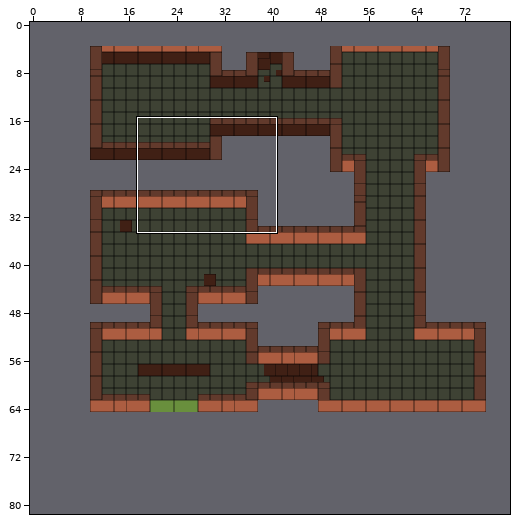
Two states of a Tiled map, assets/tiles/tuto.tmx. Above, an overview of the earlier version with the close-up marked.
Close-up. Before:
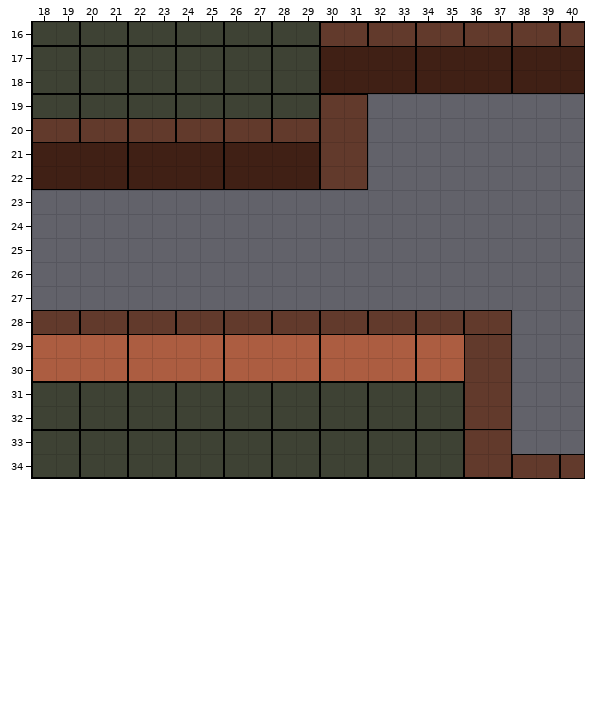
Cells are 16x16 px. Shown: x 18..40, y 16..34. The commit also changed other parts of the map, which this record leaves out. The old version is drawn lined up with the new one.
The same view after the edit:
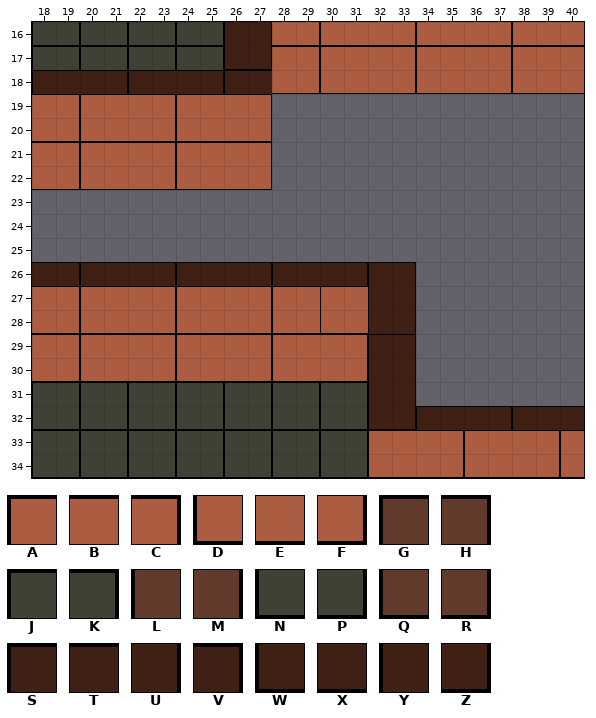
Key: from "carte_teste": A 0, B 1, C 3, D 11, E 12, F 14, G 22, H 23, J 24, K 25, L 33, M 34, N 35, P 36, Q 55, R 56, S 66, T 67, U 67 turned 90, V 69, W 77, X 78, Y 78 turned 90, Z 80.
_ is an empty cell, # one hidden under a higher layer.
The exact change:
map size 66x61 -> 80x82 cells (old content now starts at 10,4; both pictures use the new coordinates)
Layer "sol":
y 16: x 26..40 NPNP########### -> ##EFDEEFDEEFDEE
y 17: x 26..40 JKJK___________ -> ##BCABBCABBCABB
y 18: x 20..40 NPNPNPNPNP___________ -> ______##EFDEEFDEEFDEE
y 19: x 18..29 JKJKJKJKJKJK -> BCABBCABBC__
y 20: x 18..29 ############ -> EFDEEFDEEF__
y 21: x 18..27 __________ -> BCABBCABBC
y 22: x 18..27 __________ -> EFDEEFDEEF
y 27: x 18..31 ______________ -> BCABBCABBCABAB
y 28: x 18..31 ______________ -> EFDEEFDEEFDEDE
y 29: x 18..31 ______________ -> BCABBCABBCABBC
y 30: x 18..31 ______________ -> EFDEEFDEEFDEEF
y 31: x 32..35 JKJK -> ____
y 32: x 32..35 NPNP -> ____
y 33: x 32..40 JKJK_____ -> ABBCABBCA
y 34: x 32..40 NPNP_____ -> DEEFDEEFD
Layer "mur":
y 16: x 26..27 __ -> YU; x 30..40 GHGHGHGHGHG -> ___________
y 17: x 26..27 __ -> WZ; x 30..40 STTVSTTVSTT -> ___________
y 18: x 18..27 __________ -> STTVSTTVST; x 30..40 WXXZWXXZWXX -> ___________
y 19: x 30..31 GH -> __
y 20: x 18..31 GHGHGHGHGHGHLM -> ______________
y 21: x 18..31 STTVSTTVSTTVLM -> ______________
y 22: x 18..31 WXXZWXXZWXXZQR -> ______________
y 26: x 18..33 ________________ -> TVSTTVSTTVSTTVSV
y 27: x 32..33 __ -> YU
y 28: x 18..37 GHGHGHGHGHGHGHGHGHGH -> ______________YU____
y 29: x 18..37 ABBCABBCABBCABBCABGH -> ______________SV____
y 30: x 18..37 DEEFDEEFDEEFDEEFDELM -> ______________YU____
y 31: x 32..33 __ -> YU; x 36..37 LM -> __
y 32: x 32..40 ____QR___ -> WZSTTVSTT
y 33: x 36..37 LM -> __
y 34: x 36..40 QRGHG -> _____
Changed places in both close-ups, as pixel boxes (x1, y1, x2, y2):
changed: (32, 22, 584, 190)
changed: (32, 262, 584, 478)
